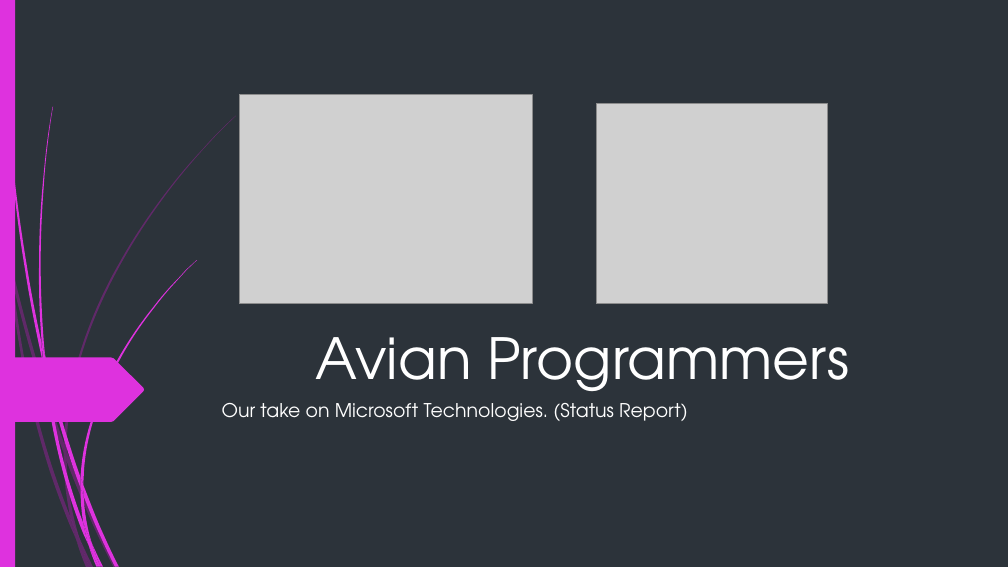
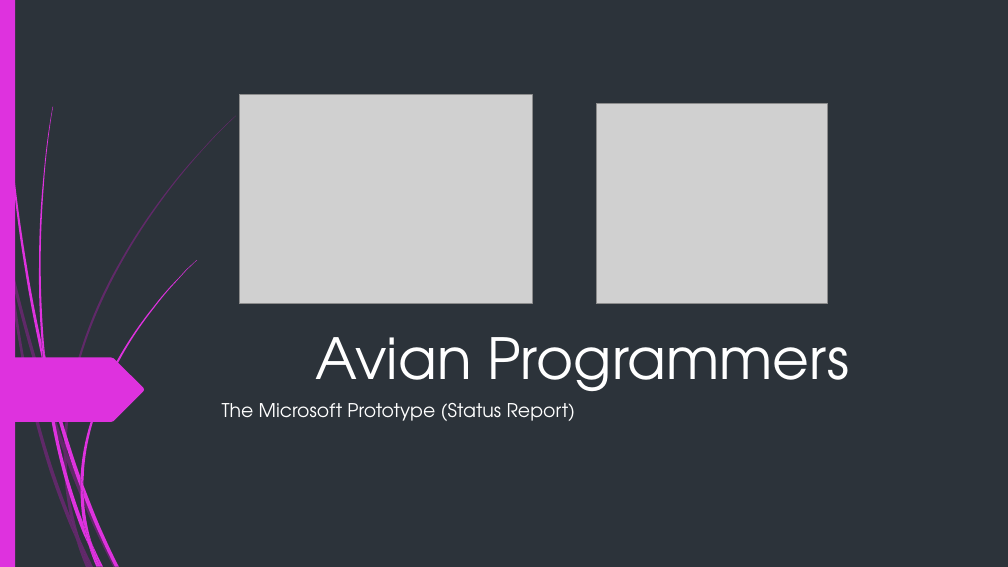
Before and after one commit to RoyalBis/OOSD-PROJ2-TEAM5, a slide deck: slide 1 of OOSD_Project2_Team5_Presentation.pptx. Drawn at 1008x567 pixels with LibreOffice and Linux fonts; fonts in the diff are those of the drawing; grey boxes stand for pictures. Boxes give left, top, right and bottom in pixels: in the first picture for what was removed or moved away, otherwise in the second. Text is boxed around its words. In the diff, an @@ line names an element or a change of style, - is before the commit and + after.

```diff
--- a/OOSD_Project2_Team5_Presentation.pptx
+++ b/OOSD_Project2_Team5_Presentation.pptx
@@ subtitle at <box>222,403,576,421</box>: text changed @@
-Our take on Microsoft Technologies. (Status Report)
+The Microsoft Prototype (Status Report)
```
Also in this commit, not shown: 2 other slides changed, 1 slide added.
